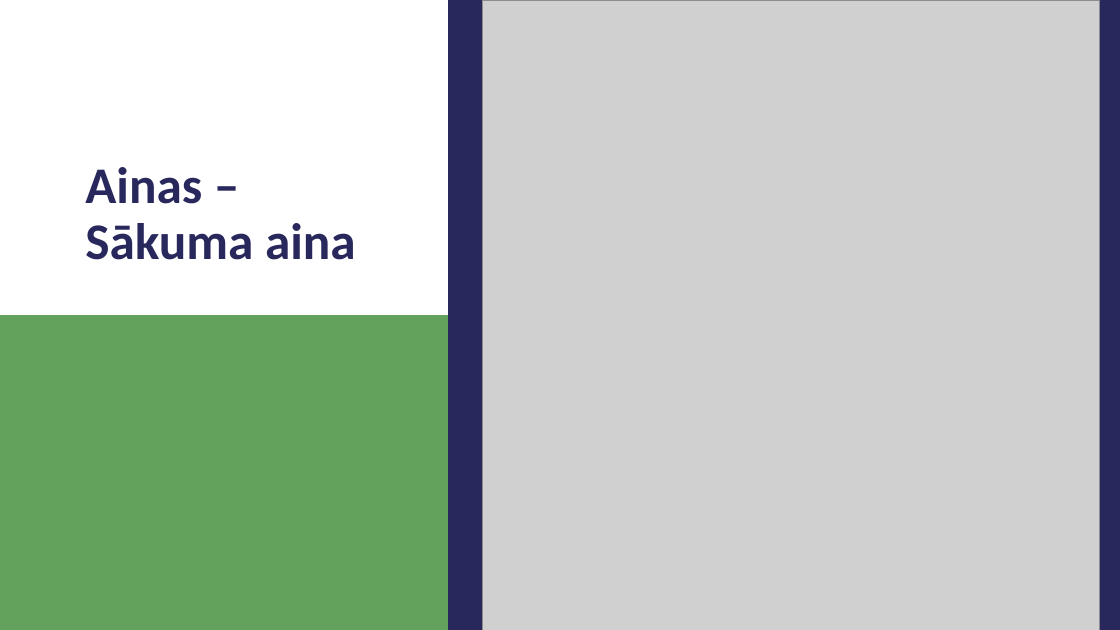
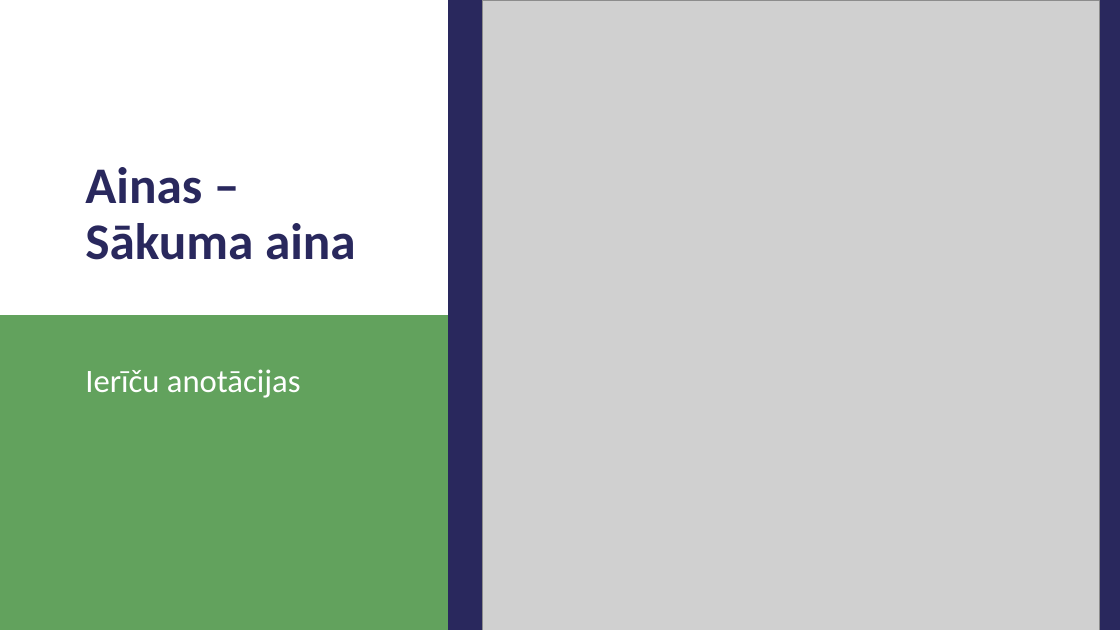
Before and after one commit to 1ivyatan/drumstalotajs, a slide deck: slide 6 of Documentation/Prezentācija.pptx. Drawn at 1120x630 pixels with LibreOffice and Linux fonts; fonts in the diff are those of the drawing; grey boxes stand for pictures. Boxes give left, top, right and bottom in pixels: in the first picture for what was removed or moved away, otherwise in the second. Text is boxed around its words. In the diff, an @@ line names an element or a change of style, - is before the commit and + after.

```diff
--- a/Documentation/Prezentācija.pptx
+++ b/Documentation/Prezentācija.pptx
@@ text added at (85,369,301,398), 28 pt, text #FFFFFF @@
+Ierīču anotācijas
```
Also in this commit, not shown: 6 other slides changed, 21 slides added.
